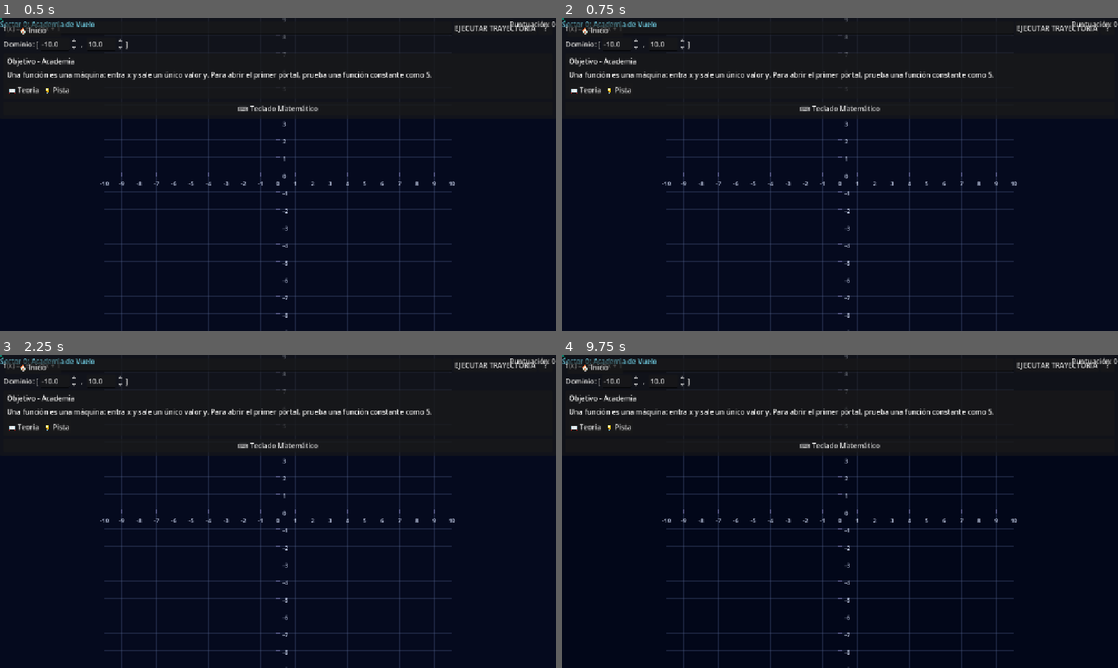
Above: before the commit, frames 1-4 (two rows, left to right).
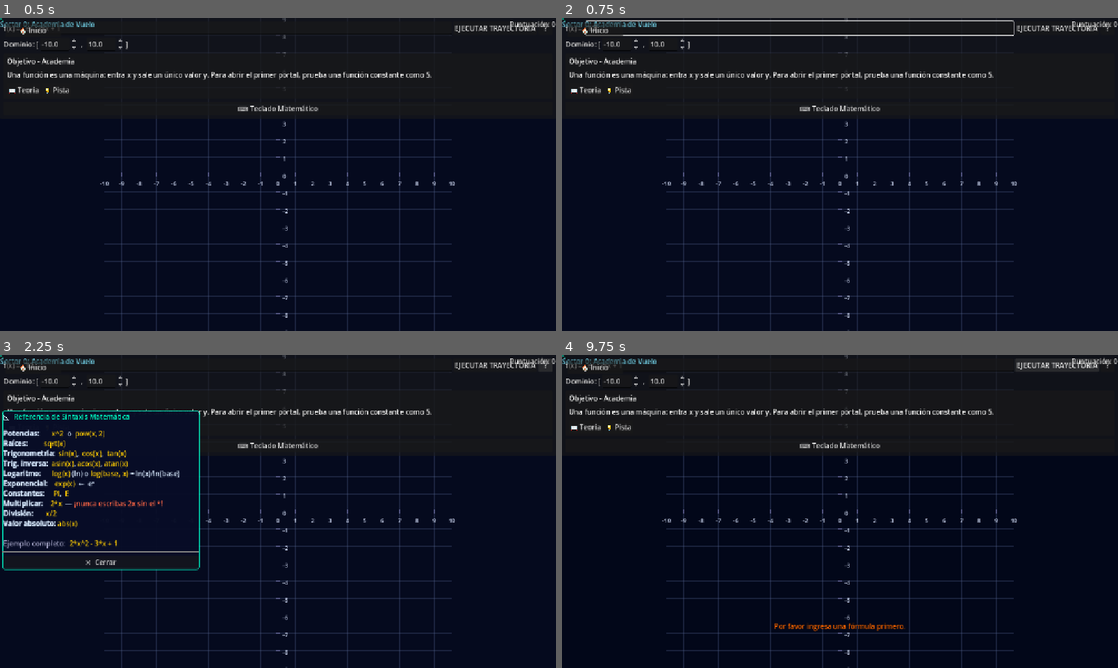
Above: after the commit, the same moments.

Repository: Scordobam-bit/ProyectoEscuela
Game: Godot game, scene res://scenes/sectors/sector_1_asteroid_belt.tscn
The game is run twice, just before and just after one commit, with the same random seed, the same clock (stepped at 60 frames per second) and the same inputs. This scene is started directly instead of the project's main scene.
Inputs (mouse positions are in pixels of both pictures, inside the frame that each line leads up to):
- Up to frame 1 (0.5 s): no input
- Up to frame 2 (0.75 s): click (801, 27) at 0.52 s; type "12" at 0.6 s
- Up to frame 3 (2.25 s): click "EJECUTAR TRAYECTORIA" at 1.25 s; click "?" at 2 s
- Up to frame 4 (9.75 s): click "📖 Teoría" at 2.75 s; click "💡 Pista" at 3.5 s; click "⌨ Teclado Matemático" at 4.25 s; click "🏠 Inicio" at 5 s; click "🔒 INICIAR MISIÓN (Sector 1)" at 5.75 s; click "🔒 INICIAR MISIÓN (Sector 1)" at 6.5 s; click "OK" at 7.25 s; click "ACADEMIA: APRENDE A VOLAR" at 8 s; click (801, 364) at 8.77 s; type "12" at 8.85 s; click "EJECUTAR TRAYECTORIA" at 9.5 s

Frame 1 is identical in both runs. In frame 2, 0.7% of the frame differs, in the area x 4-82%, y 0-6%; in frame 3, 4.3%, in the area x 0-36%, y 2-69%; in frame 4, 0.3%.

Commit message:
fix(ui): ensure overlays ignore mouse events; connect HUD signals programmatically

Diff:
--- a/scenes/hud.tscn
+++ b/scenes/hud.tscn
@@ -10,11 +10,12 @@
 [node name="HUDPanel" type="PanelContainer" parent="."]
 anchor_right = 1.0
 offset_bottom = 200.0
-mouse_filter = 0
+mouse_filter = 1
 
 [node name="Margin" type="MarginContainer" parent="HUDPanel"]
 anchor_right = 1.0
 anchor_bottom = 1.0
+mouse_filter = 1
 theme_override_constants/margin_left = 8
 theme_override_constants/margin_top = 8
 theme_override_constants/margin_right = 8
@@ -24,13 +25,16 @@
 layout_mode = 2
 size_flags_horizontal = 3
 size_flags_vertical = 3
+mouse_filter = 1
 theme_override_constants/separation = 6
 
 [node name="FormulaRow" type="HBoxContainer" parent="HUDPanel/Margin/VBox"]
 layout_mode = 2
+mouse_filter = 1
 
 [node name="FormulaLabel" type="Label" parent="HUDPanel/Margin/VBox/FormulaRow"]
 layout_mode = 2
+mouse_filter = 1
 text = "f(x) = "
 theme_override_colors/font_outline_color = Color(0, 0, 0, 1)
 theme_override_constants/outline_size = 2
@@ -46,9 +50,11 @@
 
 [node name="DomainRow" type="HBoxContainer" parent="HUDPanel/Margin/VBox"]
 layout_mode = 2
+mouse_filter = 1
 
 [node name="DomainLabel" type="Label" parent="HUDPanel/Margin/VBox/DomainRow"]
 layout_mode = 2
+mouse_filter = 1
 text = "Dominio: ["
 theme_override_colors/font_outline_color = Color(0, 0, 0, 1)
 theme_override_constants/outline_size = 2
@@ -62,6 +68,7 @@
 
 [node name="DomainSepLabel" type="Label" parent="HUDPanel/Margin/VBox/DomainRow"]
 layout_mode = 2
+mouse_filter = 1
 text = " , "
 theme_override_colors/font_outline_color = Color(0, 0, 0, 1)
 theme_override_constants/outline_size = 2
@@ -75,6 +82,7 @@
 
 [node name="DomainEndLabel" type="Label" parent="HUDPanel/Margin/VBox/DomainRow"]
 layout_mode = 2
+mouse_filter = 1
 text = "]"
 theme_override_colors/font_outline_color = Color(0, 0, 0, 1)
 theme_override_constants/outline_size = 2
@@ -82,10 +90,11 @@
 [node name="MissionPanel" type="PanelContainer" parent="HUDPanel/Margin/VBox"]
 layout_mode = 2
 size_flags_horizontal = 3
-mouse_filter = 0
+mouse_filter = 1
 
 [node name="MissionMargin" type="MarginContainer" parent="HUDPanel/Margin/VBox/MissionPanel"]
 layout_mode = 2
+mouse_filter = 1
 theme_override_constants/margin_left = 8
 theme_override_constants/margin_top = 6
 theme_override_constants/margin_right = 8
@@ -93,10 +102,12 @@
 
 [node name="MissionVBox" type="VBoxContainer" parent="HUDPanel/Margin/VBox/MissionPanel/MissionMargin"]
 layout_mode = 2
+mouse_filter = 1
 theme_override_constants/separation = 8
 
 [node name="MissionTitleLabel" type="Label" parent="HUDPanel/Margin/VBox/MissionPanel/MissionMargin/MissionVBox"]
 layout_mode = 2
+mouse_filter = 1
 text = "Objetivo de misión"
 theme_override_colors/font_outline_color = Color(0, 0, 0, 1)
 theme_override_constants/outline_size = 2
@@ -104,6 +115,7 @@
 [node name="MissionDescriptionLabel" type="Label" parent="HUDPanel/Margin/VBox/MissionPanel/MissionMargin/MissionVBox"]
 layout_mode = 2
 size_flags_horizontal = 3
+mouse_filter = 1
 autowrap_mode = 2
 text = "Sigue las instrucciones de la misión actual."
 theme_override_colors/font_outline_color = Color(0, 0, 0, 1)
@@ -111,6 +123,7 @@
 
 [node name="ButtonRow" type="HBoxContainer" parent="HUDPanel/Margin/VBox/MissionPanel/MissionMargin/MissionVBox"]
 layout_mode = 2
+mouse_filter = 1
 
 [node name="KeyboardToggleButton" type="Button" parent="HUDPanel/Margin/VBox"]
 layout_mode = 2
@@ -127,16 +140,19 @@
 [node name="TopBar" type="HBoxContainer" parent="."]
 offset_bottom = 30.0
 offset_right = 1280.0
+mouse_filter = 1
 
 [node name="SectorLabel" type="Label" parent="TopBar"]
 layout_mode = 2
 size_flags_horizontal = 3
+mouse_filter = 1
 text = "Sector"
 theme_override_colors/font_outline_color = Color(0, 0, 0, 1)
 theme_override_constants/outline_size = 2
 
 [node name="ScoreLabel" type="Label" parent="TopBar"]
 layout_mode = 2
+mouse_filter = 1
 text = "Puntuación: 0"
 theme_override_colors/font_outline_color = Color(0, 0, 0, 1)
 theme_override_constants/outline_size = 2
@@ -156,6 +172,7 @@
 offset_bottom = 30.0
 horizontal_alignment = 1
 visible = false
+mouse_filter = 1
 theme_override_colors/font_outline_color = Color(0, 0, 0, 1)
 theme_override_constants/outline_size = 2
 
@@ -173,28 +190,34 @@
 offset_right = 350.0
 offset_bottom = 280.0
 visible = false
+mouse_filter = 1
 script = ExtResource("2")
 
 [node name="VBox" type="VBoxContainer" parent="TheoryPanel"]
 anchor_right = 1.0
 anchor_bottom = 1.0
+mouse_filter = 1
 
 [node name="TitleLabel" type="Label" parent="TheoryPanel/VBox"]
 layout_mode = 2
+mouse_filter = 1
 text = "Teoría"
 
 [node name="ScrollContainer" type="ScrollContainer" parent="TheoryPanel/VBox"]
 layout_mode = 2
 size_flags_vertical = 3
+mouse_filter = 1
 
 [node name="ContentLabel" type="RichTextLabel" parent="TheoryPanel/VBox/ScrollContainer"]
 layout_mode = 2
 size_flags_vertical = 3
+mouse_filter = 1
 bbcode_enabled = true
 fit_content = true
 
 [node name="NavRow" type="HBoxContainer" parent="TheoryPanel/VBox"]
 layout_mode = 2
+mouse_filter = 1
 
 [node name="PrevButton" type="Button" parent="TheoryPanel/VBox/NavRow"]
 layout_mode = 2
@@ -203,6 +226,7 @@
 [node name="PageLabel" type="Label" parent="TheoryPanel/VBox/NavRow"]
 layout_mode = 2
 size_flags_horizontal = 3
+mouse_filter = 1
 horizontal_alignment = 1
 text = "1 / 1"
 
--- a/scripts/ui/hud.gd
+++ b/scripts/ui/hud.gd
@@ -11,6 +11,7 @@
 
 ## Emitida cuando el jugador envía una fórmula desde la entrada del HUD.
 signal formula_submitted(formula: String)
+signal request_plot(formula: String)
 
 ## Emitida cuando el jugador cambia los límites del dominio.
 signal domain_changed(min_x: float, max_x: float)
@@ -117,6 +118,7 @@
 # ---------------------------------------------------------------------------
 
 func _ready() -> void:
+	_force_non_interactive_mouse_ignore(self)
 	_plot_button.pressed.connect(_on_plot_pressed)
 	_theory_button.pressed.connect(_on_theory_pressed)
 	_hint_button.pressed.connect(_on_hint_pressed)
@@ -488,8 +490,8 @@
 	# Comparar valores en varios puntos de prueba para deducir el tipo de error
 	var diffs: PackedFloat64Array = PackedFloat64Array()
 	for x in [-3.0, -1.0, 0.0, 1.0, 3.0]:
-		var pv: float = MathEngine.evaluate(player, x)
-		var ev: float = MathEngine.evaluate(expected, x)
+		var pv: float = MathEngine.evaluate_value(player, x)
+		var ev: float = MathEngine.evaluate_value(expected, x)
 		if not is_nan(pv) and not is_nan(ev):
 			diffs.append(pv - ev)
 
@@ -543,6 +545,7 @@
 	if formula.is_empty():
 		show_feedback("Por favor ingresa una fórmula primero.", "warning")
 		return
+	request_plot.emit(formula)
 	formula_submitted.emit(formula)
 
 
@@ -559,7 +562,9 @@
 
 
 func _on_formula_submitted(formula: String) -> void:
-	formula_submitted.emit(formula.strip_edges())
+	var sanitized: String = formula.strip_edges()
+	request_plot.emit(sanitized)
+	formula_submitted.emit(sanitized)
 
 
 func _on_formula_text_changed(new_text: String) -> void:
@@ -588,8 +593,10 @@
 		get_viewport().set_input_as_handled()
 		return
 	if key_event.keycode in [KEY_LEFT, KEY_RIGHT, KEY_UP, KEY_DOWN]:
-		# No marcar como handled para que la flecha llegue al LineEdit
-		# y mantenga la navegación normal del cursor sin interferencia.
+		get_viewport().set_input_as_handled()
+		return
+	if key_event.keycode in [KEY_ALT, KEY_META]:
+		get_viewport().set_input_as_handled()
 		return
 	if key_event.keycode in [KEY_ALT, KEY_CTRL, KEY_SHIFT, KEY_META, KEY_DELETE]:
 		get_viewport().set_input_as_handled()
@@ -690,6 +697,21 @@
 	return false
 
 
+func _force_non_interactive_mouse_ignore(root: Node) -> void:
+	for child_node: Node in root.get_children():
+		_force_non_interactive_mouse_ignore(child_node)
+	if root is ColorRect:
+		var color_rect: ColorRect = root as ColorRect
+		color_rect.mouse_filter = Control.MOUSE_FILTER_IGNORE
+		return
+	if not (root is Control):
+		return
+	if root is BaseButton or root is LineEdit or root is SpinBox:
+		return
+	var control_node: Control = root as Control
+	control_node.mouse_filter = Control.MOUSE_FILTER_IGNORE
+
+
 func _on_answer_validated(correct: bool, feedback: String) -> void:
 	show_feedback(feedback, "success" if correct else "error")
 	_update_score_display()
